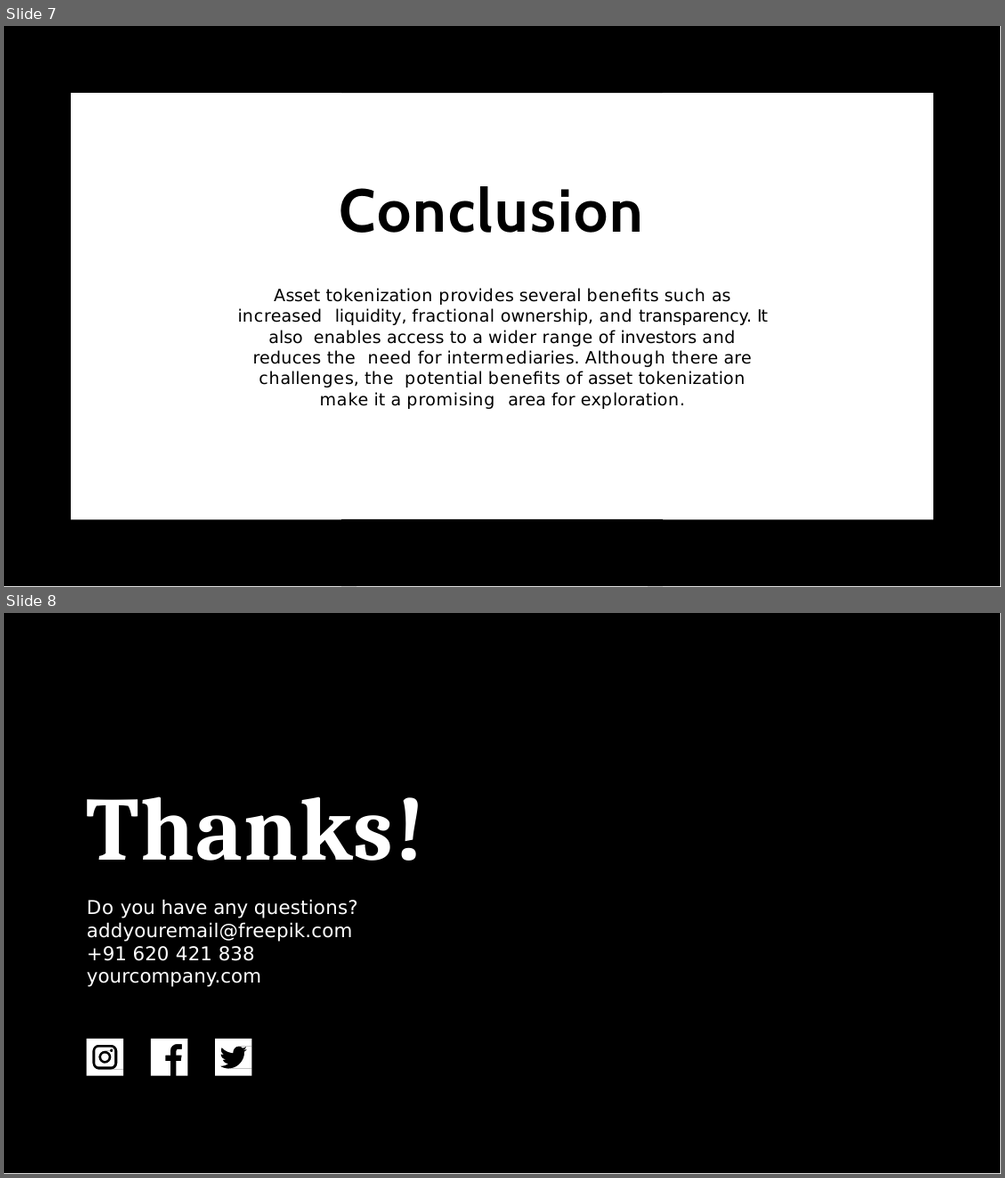
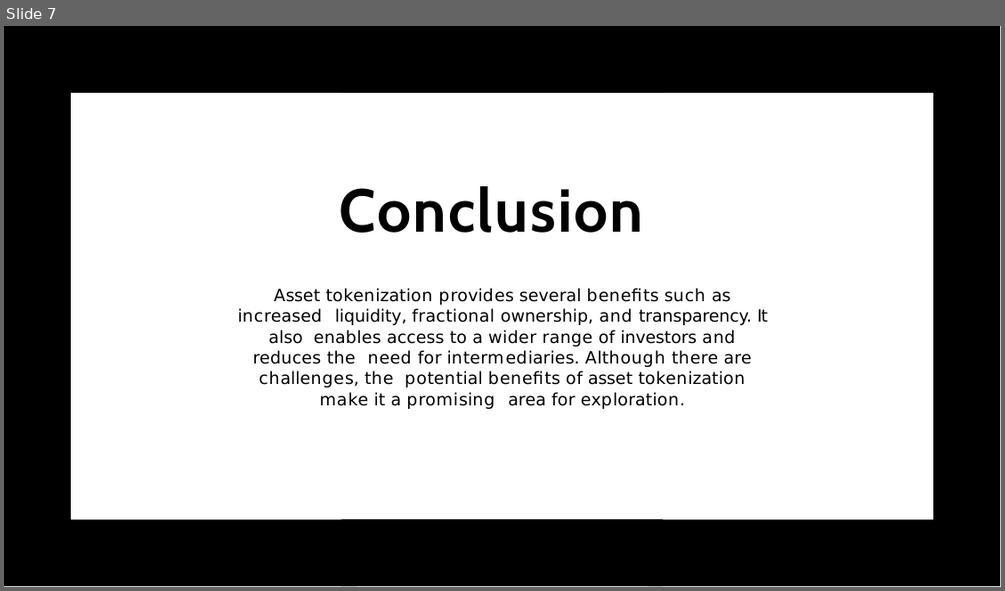
Before and after one commit to isha-mg/Tokenization-of-Assets, a slide deck: Tokenization PPt.pptx. Shown one above the other, each under a label of ours: slides 7 and 8 before the commit, slide 7 after it. The pictures are 1005x1178 and 1005x591 pixels, drawn with LibreOffice and Linux fonts; fonts in the diff are those of the drawing. Boxes give left, top, right and bottom in pixels: in the first picture for what was removed or moved away, otherwise in the second. Text is boxed around its words. In the diff, an @@ line names an element or a change of style, - is before the commit and + after.

```diff
--- a/Tokenization PPt.pptx
+++ b/Tokenization PPt.pptx
@@ slide 8 removed at [4,613,1001,1174], background #FFFFFF @@
@@ freeform shape removed at [4,613,1000,1174] @@
@@ title removed at [87,796,425,860] @@
-Thanks!
@@ text removed at [87,899,358,987] @@
-Do you have any questions? addyouremail@freepik.com
-+91 620 421 838
-yourcompany.com
@@ freeform shape removed at [86,1038,123,1076] @@
@@ freeform shape removed at [151,1038,188,1076] @@
@@ freeform shape removed at [215,1038,252,1076] @@
```
Also in this commit, not shown: 1 slide added, 1 other file.
